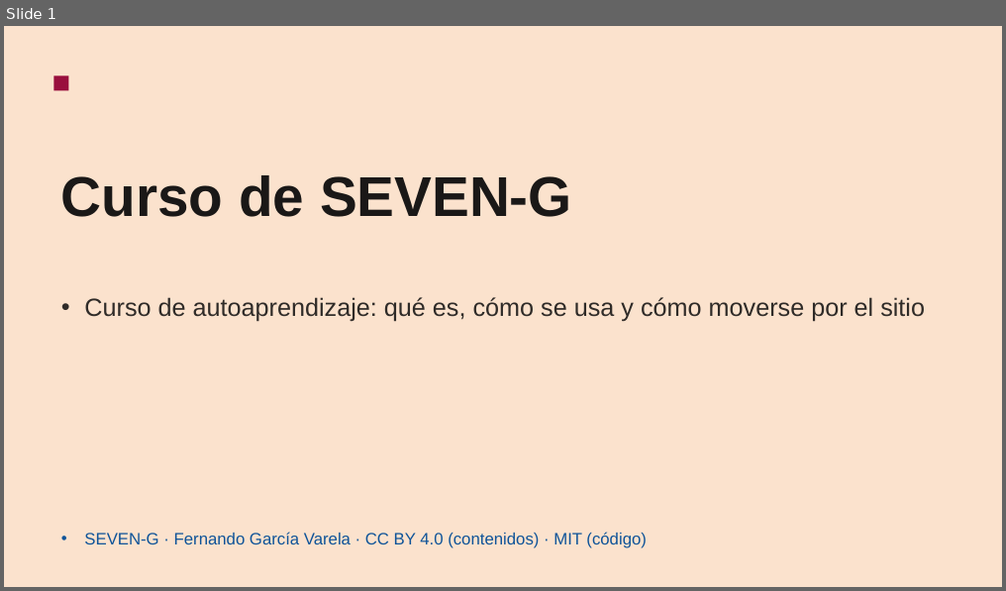
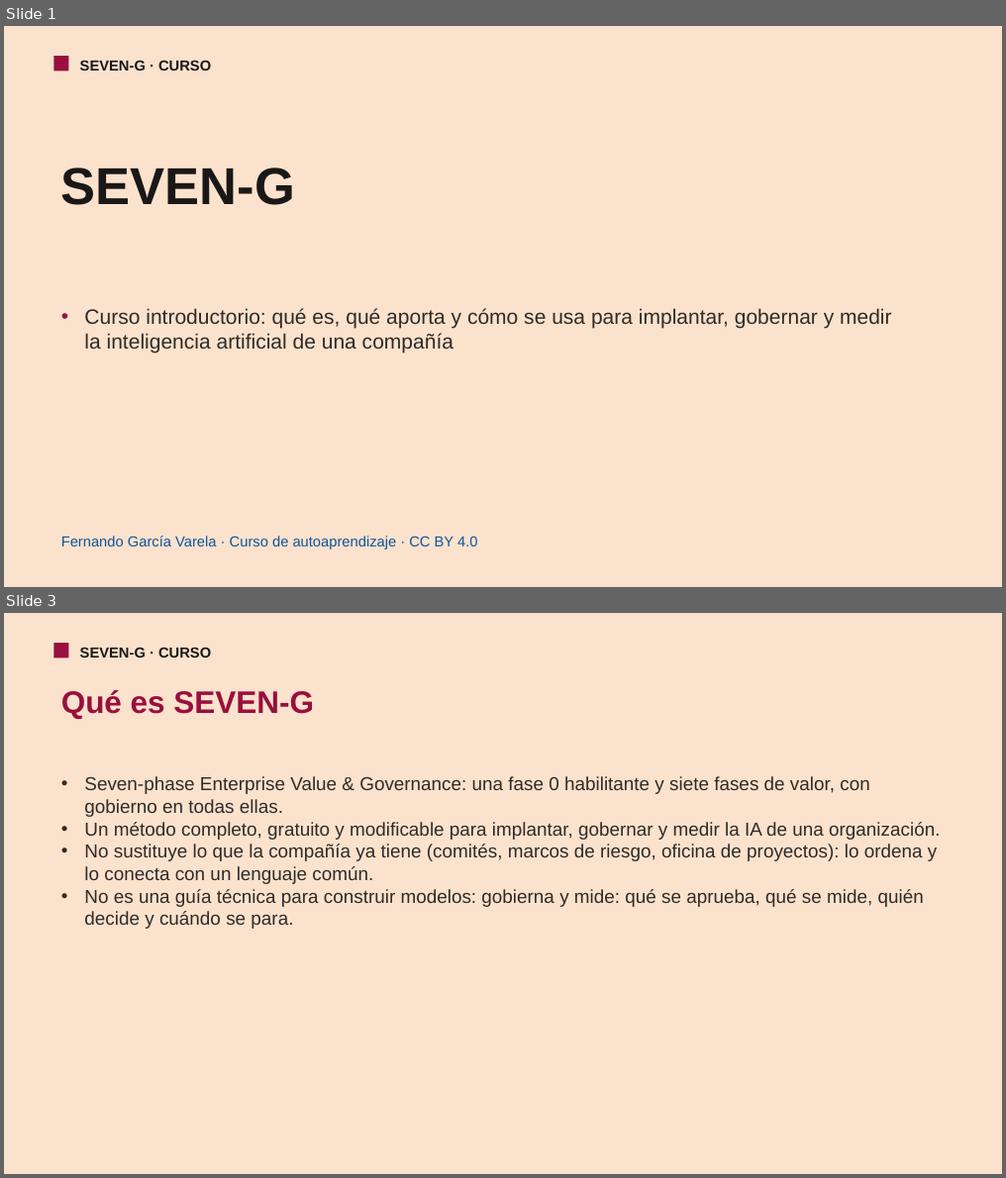
Before and after one commit to seachad/AI_CONSULTING, a slide deck: SEVEN-G/pptx/es/SEVEN-G_Curso.pptx. Shown one above the other, each under a label of ours: slide 1 before the commit, slides 1 and 3 after it; the slides between them are not shown. The pictures are 1006x591 and 1006x1178 pixels, drawn with LibreOffice and Linux fonts; fonts in the diff are those of the drawing. Boxes give left, top, right and bottom in pixels: in the first picture for what was removed or moved away, otherwise in the second. Text is boxed around its words. In the diff, an @@ line names an element or a change of style, - is before the commit and + after.

```diff
--- a/SEVEN-G/pptx/es/SEVEN-G_Curso.pptx
+++ b/SEVEN-G/pptx/es/SEVEN-G_Curso.pptx
@@ slide 3 added at (4, 613, 1002, 1174), background #FBE2CD @@
@@ rectangle added at (54, 643, 69, 658), fill #990F3D @@
@@ text added at (80, 647, 211, 658), 14 pt, text #1A1817, bold @@
+SEVEN-G · CURSO
@@ text added at (61, 690, 314, 719), 30 pt, text #990F3D, bold @@
+Qué es SEVEN-G
@@ text added at (84, 776, 940, 929), 18 pt, text #2F2B28 @@
+• Seven-phase Enterprise Value & Governance: una fase 0 habilitante y siete fases de valor, con gobierno en todas ellas.
+• Un método completo, gratuito y modificable para implantar, gobernar y medir la IA de una organización.
+• No sustituye lo que la compañía ya tiene (comités, marcos de riesgo, oficina de proyectos): lo ordena y lo conecta con un lenguaje común.
+• No es una guía técnica para construir modelos: gobierna y mide: qué se aprueba, qué se mide, quién decide y cuándo se para.
@@ slide 1 changed as well @@
@@ rectangle: place and size @@
-rectangle at (54, 76, 69, 91)
+rectangle at (54, 56, 69, 71)
@@ text added at (80, 60, 211, 71), 14 pt, text #1A1817, bold @@
+SEVEN-G · CURSO
@@ text at (61, 168, 295, 205): text changed; size 54 to 50 pt @@
-Curso de SEVEN-G
+SEVEN-G
@@ text at (84, 308, 892, 354): text changed; size 24 to 20 pt @@
-• Curso de autoaprendizaje: qué es, cómo se usa y cómo moverse por el sitio
+• Curso introductorio: qué es, qué aporta y cómo se usa para implantar, gobernar y medir la inteligencia artificial de una compañía
@@ text at (61, 536, 477, 550): text changed; size 16 to 14 pt @@
-• SEVEN-G · Fernando García Varela · CC BY 4.0 (contenidos) · MIT (código)
+Fernando García Varela · Curso de autoaprendizaje · CC BY 4.0
```
Also in this commit, not shown: 15 other slides added, 11 slides removed, 2 other files.
